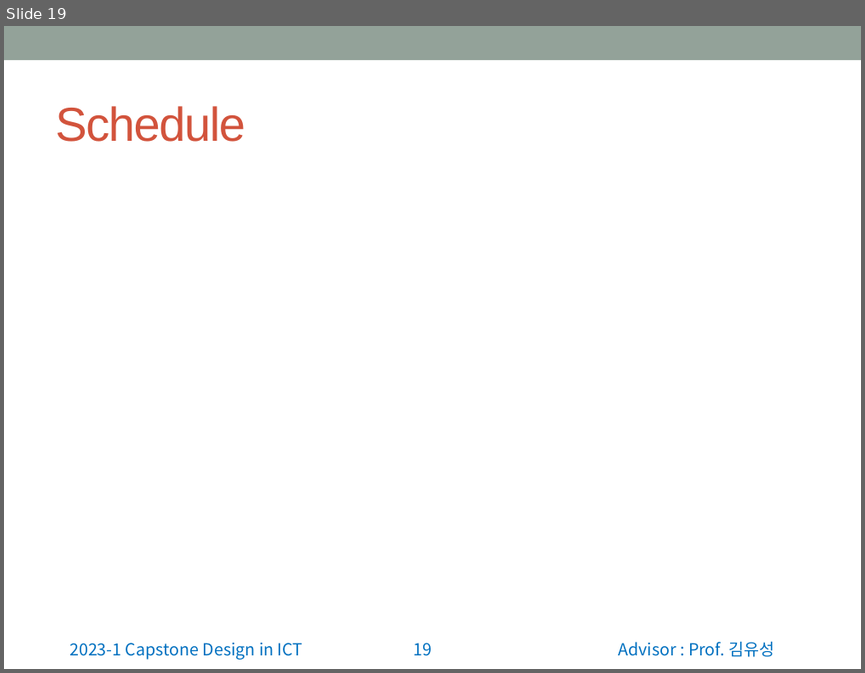
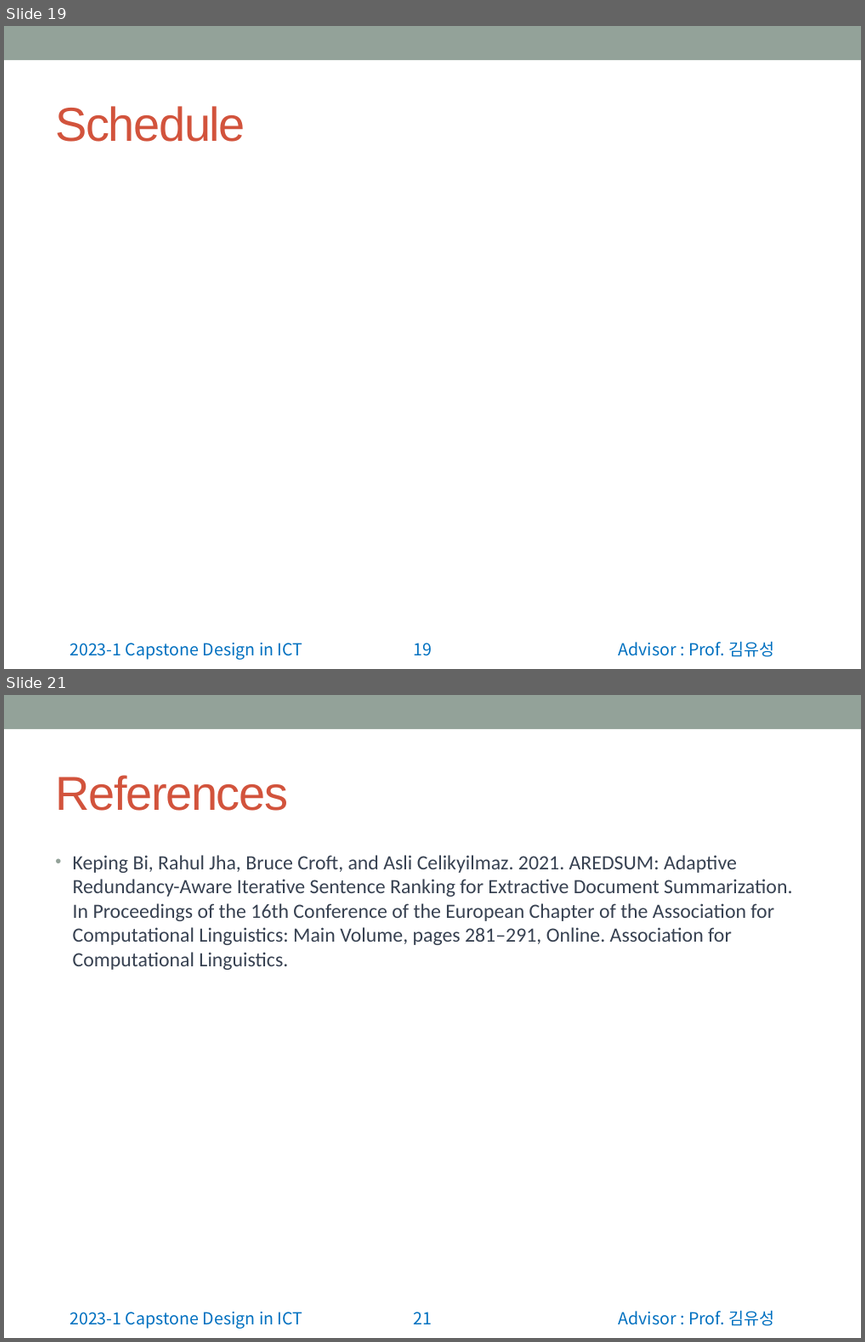
Before and after one commit to wonchul98/audio-to-summary, a slide deck: ppt/정보통신종합설계 중간발표 앞부분.pptx. Shown one above the other, each under a label of ours: slide 19 before the commit, slides 19 and 21 after it; the slides between them are not shown. The pictures are 865x673 and 865x1342 pixels, drawn with LibreOffice and Linux fonts; fonts in the diff are those of the drawing. Boxes give left, top, right and bottom in pixels: in the first picture for what was removed or moved away, otherwise in the second. Text is boxed around its words. In the diff, an @@ line names an element or a change of style, - is before the commit and + after.

```diff
--- a/ppt/정보통신종합설계 중간발표 앞부분.pptx
+++ b/ppt/정보통신종합설계 중간발표 앞부분.pptx
@@ slide 21 added at (x1=4, y1=695, x2=861, y2=1338), background #FFFFFF; not listed: 4 template elements that a slide beside it also shows @@
@@ title added at (x1=55, y1=775, x2=288, y2=811), 40 pt, text #D2533C @@
+References
@@ text added at (x1=73, y1=855, x2=792, y2=970), 17 pt, text #374151 @@
+• Keping Bi, Rahul Jha, Bruce Croft, and Asli Celikyilmaz. 2021. AREDSUM: Adaptive Redundancy-Aware Iterative Sentence Ranking for Extractive Document Summarization. In Proceedings of the 16th Conference of the European Chapter of the Association for Computational Linguistics: Main Volume, pages 281–291, Online. Association for Computational Linguistics.
```
Also in this commit, not shown: 4 slides changed.
